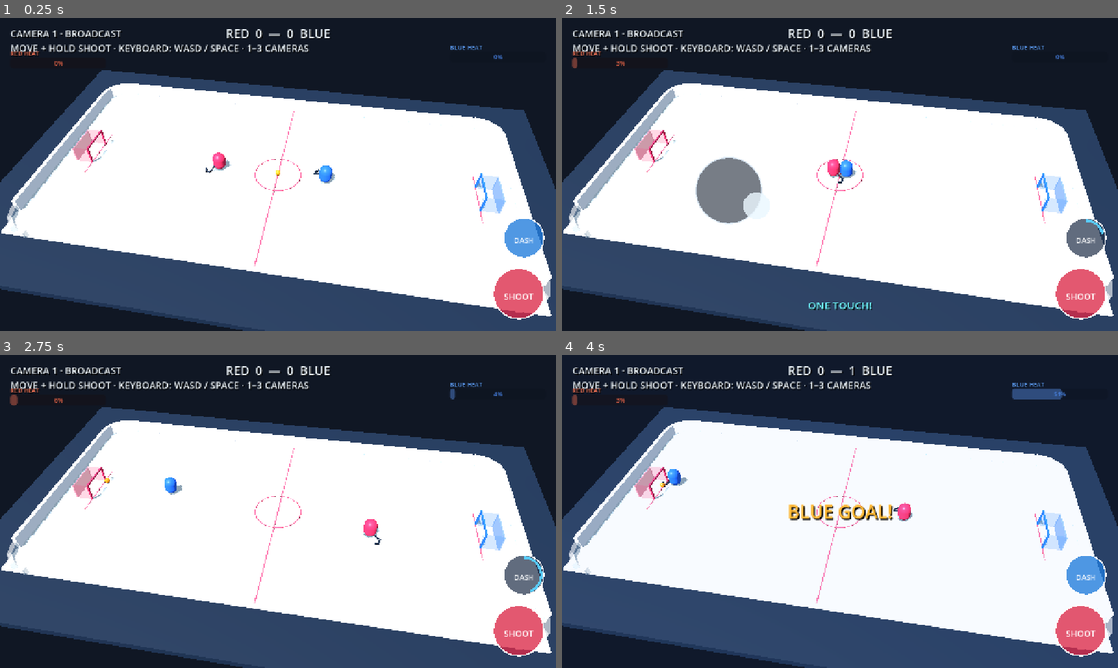
Above: before the commit, frames 1-4 (two rows, left to right).
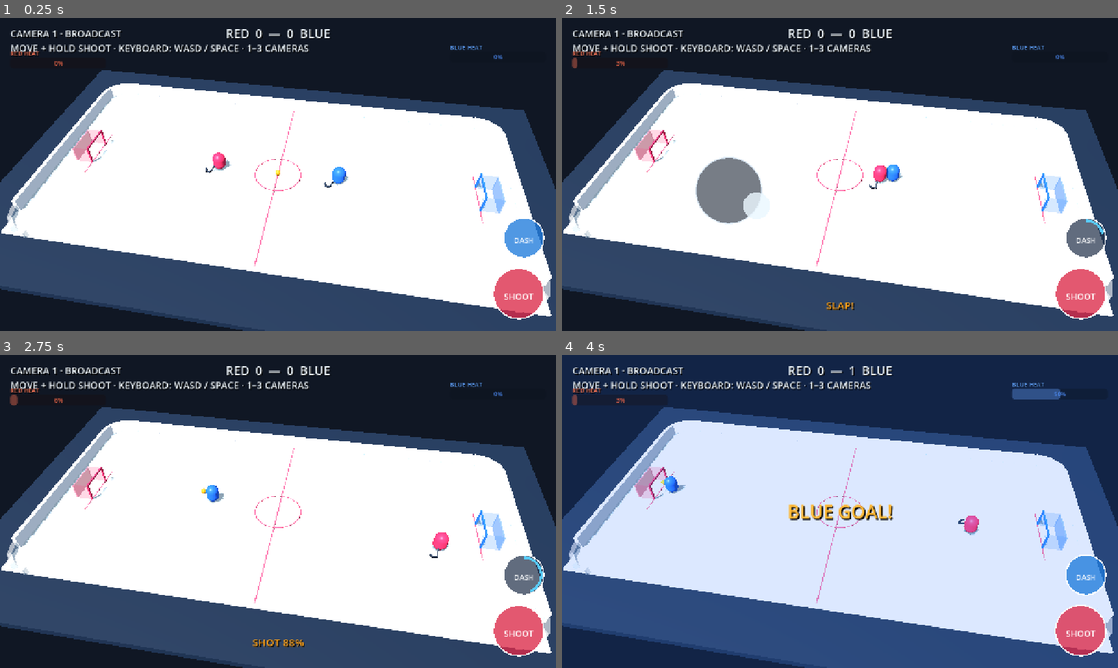
Above: after the commit, the same moments.

Repository: dylanwatsonsoftware/floorball-frenzy-3d
Game: Godot game, scene res://scenes/app/main.tscn
Two runs of this game, one before a commit and one after it. Both use one fixed random seed, a clock stepped at 60 frames per second and the inputs below.
Inputs (mouse positions are in pixels of both pictures, inside the frame that each line leads up to):
- Up to frame 1 (0.25 s): no input
- Up to frame 2 (1.5 s): tap Enter at 0.5 s; move the mouse to (962, 158) at 0.52 s; hold D (move_right) 0.53-1.25 s; hold Space (shoot) 0.53-1.25 s; tap Shift (dash) at 0.6 s; click (962, 158) at 0.67 s; drag from (728, 190) to (812, 237) at 1.27 s
- Up to frame 3 (2.75 s): move the mouse to (333, 442) at 2.02 s; hold D (move_right) from 2.03 s (still down); hold Space (shoot) from 2.03 s (still down); tap Shift (dash) at 2.1 s
- Up to frame 4 (4 s): release D (move_right) at 2.75 s; release Space (shoot) at 2.75 s; drag from (812, 574) to (673, 464) at 2.77 s; move the mouse to (1006, 558) at 3.52 s; hold A (move_left) from 3.53 s (still down); hold Space (shoot) from 3.53 s (still down); tap 1 at 3.6 s

The runs differ from the first frame. In frame 1, 0.3% of the frame differs, in the area x 56-63%, y 47-55%; in frame 2, 0.7%; in frame 3, 0.8%; in frame 4, 71%, in the area x 0-100%, y 0-100%.

Commit message:
feat: improve stick possession and faceoff balance

Diff:
--- a/scripts/gameplay/ball_controller.gd
+++ b/scripts/gameplay/ball_controller.gd
@@ -43,6 +43,7 @@
 var _last_touch_age := INF
 var _dash_steal_consumed := {0: false, 1: false}
 var _steal_feedback_remaining := 0.0
+var _control_owner := -1
 
 signal goal_scored(scorer: StringName)
 
@@ -60,9 +61,10 @@
 	_advance_slap(delta)
 	var previous_position := position
 	var next_state := BallSimulationScript.step(position, ball_velocity, delta)
-	var interaction_state := BallInteractionScript.step(next_state.position, next_state.velocity, _interaction_participants(), delta)
+	var interaction_state := BallInteractionScript.step(next_state.position, next_state.velocity, _interaction_participants(), delta, _control_owner)
 	position = interaction_state.position
 	ball_velocity = interaction_state.velocity
+	_control_owner = interaction_state.controller
 	_update_dash_steal_latches()
 	if not _apply_parry(interaction_state.body_controller):
 		_apply_dash_steal(interaction_state.body_controller)
@@ -83,6 +85,7 @@
 
 
 func launch(planar_direction: Vector2, charge: float, inherited_velocity: Vector3 = Vector3.ZERO, one_touch: bool = false, shooter: StringName = &"", bolt: bool = false) -> void:
+	_control_owner = -1
 	var plan: Dictionary = BallSimulationScript.shot_plan(planar_direction, charge, inherited_velocity, one_touch, bolt)
 	ball_velocity = plan.velocity
 	_scoop_remaining = SCOOP_FEEDBACK_SECONDS if plan.is_scoop else 0.0
@@ -106,6 +109,7 @@
 	_dash_steal_consumed = {0: false, 1: false}
 	_steal_feedback_remaining = 0.0
 	_scoop_remaining = 0.0
+	_control_owner = -1
 	_clear_charge_feedback()
 	_set_trail_visible(false)
 	_set_shot_trail_style(false, false, false)
@@ -115,8 +119,7 @@
 func _update_shot_charge(delta: float) -> void:
 	if _slap_elapsed >= 0.0:
 		return
-	var in_range := _planar_distance_to_player() <= SHOOT_RANGE
-	if Input.is_action_pressed("shoot") and in_range:
+	if Input.is_action_pressed("shoot"):
 		if _charge_seconds <= 0.0:
 			_player.call("set_shot_aim_locked", true)
 		_charge_seconds = minf(MAX_CHARGE_SECONDS * 2.0, _charge_seconds + delta)
@@ -125,7 +128,7 @@
 		_player.call("set_stick_slap_angle", lerpf(-2.0, StickSlapScript.BACKSWING_ANGLE, backswing_ratio * backswing_ratio))
 		_apply_charge_feedback(charge_ratio)
 	elif Input.is_action_just_released("shoot"):
-		if _charge_seconds > 0.0 and in_range:
+		if _charge_seconds > 0.0:
 			var facing: Vector3 = _player.call("get_facing_direction")
 			_release_charged_slap(Vector2(facing.x, facing.z), _charge_seconds / MAX_CHARGE_SECONDS)
 		_charge_seconds = 0.0
@@ -254,6 +257,10 @@
 	return _scoop_remaining > 0.0
 
 
+func is_controlled_by(team: StringName) -> bool:
+	return _control_owner == 0 if team == &"red" else _control_owner == 1 if team == &"blue" else false
+
+
 func _record_body_touch(controller: int) -> void:
 	var actor := OneTouchScript.actor_for_controller(controller)
 	if actor != &"":
@@ -269,6 +276,7 @@
 	var actor := _player if body_controller == 0 else _opponent
 	var team: StringName = &"red" if body_controller == 0 else &"blue"
 	ball_velocity = DashStealScript.poke_velocity(actor.velocity)
+	_control_owner = -1
 	_dash_steal_consumed[body_controller] = true
 	record_touch(team)
 	_award_heat(team, 20.0)
@@ -294,6 +302,7 @@
 		return false
 	var team: StringName = &"red" if body_controller == 0 else &"blue"
 	ball_velocity = ParryScript.reflected_velocity(ball_velocity)
+	_control_owner = -1
 	_dash_steal_consumed[body_controller] = true
 	record_touch(team)
 	if actor.has_method("activate_en_fuego"):
--- a/scripts/gameplay/match_flow.gd
+++ b/scripts/gameplay/match_flow.gd
@@ -74,6 +74,8 @@
 	_opponent.position = OPPONENT_FACEOFF_POSITION
 	if _opponent is CharacterBody3D:
 		(_opponent as CharacterBody3D).velocity = Vector3.ZERO
+	if _opponent.has_method("reset_for_faceoff"):
+		_opponent.call("reset_for_faceoff")
 	_ball.call("reset_for_faceoff")
 	_message_label.text = ""
 
--- a/scripts/gameplay/opponent_controller.gd
+++ b/scripts/gameplay/opponent_controller.gd
@@ -10,6 +10,8 @@
 const SHOT_COOLDOWN_SECONDS := 0.8
 const DASH_STREAK_SECONDS := 0.18
 const PARRY_WINDOW_SECONDS := 0.15
+const OPENING_GRACE_SECONDS := 2.0
+const ACTIVE_PLAYER_GRACE_SECONDS := 0.5
 
 var _facing_direction := Vector3.LEFT
 var _shot_charge := 0.0
@@ -25,6 +27,7 @@
 var _fuego_remaining := 0.0
 var _fuego_aura: MeshInstance3D
 var _heat_bar: ProgressBar
+var _opening_grace_remaining := OPENING_GRACE_SECONDS
 
 
 func _ready() -> void:
@@ -47,9 +50,21 @@
 
 	_shot_cooldown = maxf(0.0, _shot_cooldown - delta)
 	_dash_cooldown = maxf(0.0, _dash_cooldown - delta)
+	_opening_grace_remaining = maxf(0.0, _opening_grace_remaining - delta)
+	if _player.velocity.length_squared() > 0.04:
+		_opening_grace_remaining = minf(_opening_grace_remaining, ACTIVE_PLAYER_GRACE_SECONDS)
 	_dash_streak_remaining = maxf(0.0, _dash_streak_remaining - delta)
 	_update_dash_streak()
-	var decision := SimpleAIScript.decide(global_position, _ball.global_position, _player.global_position, _ball.ball_velocity, _dash_cooldown <= 0.0)
+	var has_possession := _ball.has_method("is_controlled_by") and bool(_ball.call("is_controlled_by", &"blue"))
+	var decision := SimpleAIScript.decide(
+		global_position,
+		_ball.global_position,
+		_player.global_position,
+		_ball.ball_velocity,
+		_dash_cooldown <= 0.0,
+		has_possession,
+		_opening_grace_remaining > 0.0
+	)
 	if decision.wants_dash:
 		try_dash(decision.movement)
 	if is_dashing():
@@ -86,6 +101,16 @@
 
 func is_ai_controlled() -> bool:
 	return true
+
+
+func reset_for_faceoff() -> void:
+	_opening_grace_remaining = OPENING_GRACE_SECONDS
+	_shot_charge = 0.0
+	_shot_cooldown = 0.0
+	_dash_streak_remaining = 0.0
+	_parry_window_remaining = 0.0
+	if _dash_streak != null:
+		_dash_streak.visible = false
 
 
 func is_dashing() -> bool:
--- a/scripts/simulation/ball_interaction.gd
+++ b/scripts/simulation/ball_interaction.gd
@@ -4,17 +4,19 @@
 const BODY_CONTACT_DISTANCE := 0.74
 const BLADE_FORWARD_OFFSET := 0.9
 const BLADE_RIGHT_OFFSET := 0.75
-const STICK_CONTROL_RADIUS := 0.78
+const STICK_CONTROL_RADIUS := 1.25
+const RETENTION_RADIUS := 1.9
 const CONTROL_HEIGHT := 0.68
 const BODY_CONTACT_HEIGHT := 1.5
 const DRIBBLE_LEAD_SPEED := 2.2
 const VELOCITY_TRANSFER := 0.72
 const ASSIST_RATE := 8.0
 const MAX_CONTROL_SPEED := 10.0
+const MAX_RETENTION_RELATIVE_SPEED := 7.5
 const POSITION_ASSIST_RATE := 7.0
 
 
-static func step(ball_position: Vector3, ball_velocity: Vector3, participants: Array, delta: float) -> Dictionary:
+static func step(ball_position: Vector3, ball_velocity: Vector3, participants: Array, delta: float, previous_controller: int = -1) -> Dictionary:
 	var next_position := ball_position
 	var next_velocity := ball_velocity
 	if ball_position.y > BODY_CONTACT_HEIGHT:
@@ -47,10 +49,21 @@
 	var controller := -1
 	if ball_position.y > CONTROL_HEIGHT:
 		return _result(next_position, next_velocity, controller, body_controller)
-	if Vector2(next_velocity.x, next_velocity.z).length() > MAX_CONTROL_SPEED:
+	var blocked_controller := previous_controller if body_controller >= 0 and body_controller != previous_controller else -1
+	if previous_controller >= 0 and previous_controller < participants.size() and previous_controller != blocked_controller:
+		var previous_owner: Dictionary = participants[previous_controller]
+		var previous_pocket := blade_pocket(previous_owner)
+		if not previous_pocket.is_empty():
+			var retained_distance: float = Vector2(next_position.x, next_position.z).distance_to(previous_pocket.target)
+			var relative_speed: float = Vector2(next_velocity.x - previous_owner.velocity.x, next_velocity.z - previous_owner.velocity.z).length()
+			if retained_distance <= RETENTION_RADIUS and relative_speed <= MAX_RETENTION_RELATIVE_SPEED:
+				controller = previous_controller
+	if controller < 0 and Vector2(next_velocity.x, next_velocity.z).length() > MAX_CONTROL_SPEED:
 		return _result(next_position, next_velocity, controller, body_controller)
 	var closest_stick_distance := INF
 	for index in participants.size():
+		if controller >= 0 or index == blocked_controller:
+			continue
 		var participant: Dictionary = participants[index]
 		var pocket := blade_pocket(participant)
 		if pocket.is_empty() or not is_in_blade_pocket(next_position, participant):
@@ -101,7 +114,7 @@
 		return false
 	var ball_planar := Vector2(ball_position.x, ball_position.z)
 	var relative: Vector2 = ball_planar - pocket.player
-	if relative.dot(pocket.facing) <= 0.18 or relative.dot(pocket.right) <= 0.08:
+	if relative.dot(pocket.facing) <= 0.08 or relative.dot(pocket.right) <= -0.3:
 		return false
 	return ball_planar.distance_to(pocket.target) <= STICK_CONTROL_RADIUS
 
--- a/scripts/simulation/simple_ai.gd
+++ b/scripts/simulation/simple_ai.gd
@@ -6,12 +6,22 @@
 const MAX_STRIKE_BALL_SPEED := 8.0
 const DASH_RANGE := 10.7
 const LEFT_GOAL := Vector2(-16.0, 0.0)
+const SHOOT_DISTANCE_TO_GOAL := 16.0
 
 
-static func decide(ai_position: Vector3, ball_position: Vector3, opponent_position: Vector3, ball_velocity: Vector3, dash_ready: bool = true) -> Dictionary:
+static func decide(ai_position: Vector3, ball_position: Vector3, opponent_position: Vector3, ball_velocity: Vector3, dash_ready: bool = true, has_possession: bool = false, opening_grace: bool = false) -> Dictionary:
+	var shot_direction := (LEFT_GOAL - Vector2(ball_position.x, ball_position.z)).normalized()
+	if opening_grace:
+		return {
+			"movement": Vector2.ZERO,
+			"wants_shot": false,
+			"shot_direction": shot_direction,
+			"wants_dash": false,
+		}
 	var to_ball := Vector2(ball_position.x - ai_position.x, ball_position.z - ai_position.z)
 	var distance_to_ball := to_ball.length()
-	var movement := to_ball.normalized() if distance_to_ball > STICK_RANGE else Vector2.ZERO
+	var to_goal := LEFT_GOAL - Vector2(ai_position.x, ai_position.z)
+	var movement := to_goal.normalized() if has_possession else to_ball.normalized() if distance_to_ball > STICK_RANGE else Vector2.ZERO
 
 	if not movement.is_zero_approx():
 		var to_opponent := Vector2(opponent_position.x - ai_position.x, opponent_position.z - ai_position.z)
@@ -22,9 +32,8 @@
 			movement = (movement + avoidance * 0.65).normalized()
 
 	var planar_ball_speed := Vector2(ball_velocity.x, ball_velocity.z).length()
-	var wants_shot := distance_to_ball <= STICK_RANGE and ball_position.y <= STRIKE_HEIGHT and planar_ball_speed <= MAX_STRIKE_BALL_SPEED
-	var shot_direction := (LEFT_GOAL - Vector2(ball_position.x, ball_position.z)).normalized()
-	var wants_dash := dash_ready and distance_to_ball > DASH_RANGE and not movement.is_zero_approx()
+	var wants_shot := has_possession and to_goal.length() <= SHOOT_DISTANCE_TO_GOAL and ball_position.y <= STRIKE_HEIGHT and planar_ball_speed <= MAX_STRIKE_BALL_SPEED
+	var wants_dash := not has_possession and dash_ready and distance_to_ball > DASH_RANGE and not movement.is_zero_approx()
 
 	return {
 		"movement": movement,
--- a/tests/ball_interaction_test.gd
+++ b/tests/ball_interaction_test.gd
@@ -23,6 +23,58 @@
 		return
 	if controlled.body_controller != -1:
 		fail("Stick control must not count as the body touch used for one-touch timing")
+		return
+
+	var direct_pickup: Dictionary = interaction.step(
+		Vector3(1.15, 0.22, 0.0),
+		Vector3.ZERO,
+		[player],
+		0.1
+	)
+	if direct_pickup.controller != 0:
+		fail("Approaching a loose ball directly in front must feed it into the curved stick pocket")
+		return
+
+	var turned_player := player.duplicate()
+	turned_player.facing = Vector3.FORWARD
+	turned_player.velocity = Vector3.ZERO
+	var retained: Dictionary = interaction.step(
+		Vector3(0.9, 0.22, 0.75),
+		Vector3.ZERO,
+		[turned_player],
+		0.1,
+		0
+	)
+	if retained.controller != 0:
+		fail("A controlled ball must remain attached through an ordinary sharp direction change")
+		return
+	var running_player := player.duplicate()
+	running_player.velocity = Vector3(12.0, 0.0, 0.0)
+	var running_control: Dictionary = interaction.step(
+		Vector3(0.9, 0.22, 0.75),
+		Vector3(14.0, 0.0, 0.0),
+		[running_player],
+		0.1,
+		0
+	)
+	if running_control.controller != 0:
+		fail("Possession must not drop merely because the player and carried ball are moving at full speed")
+		return
+
+	var challenger := {
+		"position": Vector3(0.9, 0.75, 0.75),
+		"velocity": Vector3(-5.0, 0.0, 0.0),
+		"facing": Vector3.LEFT,
+	}
+	var bumped: Dictionary = interaction.step(
+		Vector3(0.9, 0.22, 0.75),
+		Vector3.ZERO,
+		[player, challenger],
+		0.1,
+		0
+	)
+	if bumped.controller == 0:
+		fail("Opponent body contact must still knock the ball out of retained stick possession")
 		return
 
 	var wrong_side: Dictionary = interaction.step(Vector3(0.9, 0.22, -0.75), Vector3.ZERO, [player], 0.1)
--- /dev/null
+++ b/tests/possession_scene_test.gd
@@ -0,0 +1,58 @@
+extends SceneTree
+
+
+func _init() -> void:
+	call_deferred("run_test")
+
+
+func run_test() -> void:
+	var packed := load("res://scenes/app/main.tscn") as PackedScene
+	if packed == null:
+		fail("Main scene could not be loaded")
+		return
+	var scene := packed.instantiate()
+	root.add_child(scene)
+	await process_frame
+
+	var player := scene.get_node("Arena/Player")
+	var opponent := scene.get_node("Arena/Opponent")
+	var ball := scene.get_node("Arena/Ball")
+	var opponent_start: Vector3 = opponent.position
+	for frame in 20:
+		await physics_frame
+	if opponent.position.distance_to(opponent_start) > 0.05:
+		fail("The AI must hold a neutral opening instead of beating the human to every faceoff")
+		return
+	player.position = Vector3(-5.0, 0.75, 0.0)
+	player.velocity = Vector3.ZERO
+	ball.position = player.position + Vector3(0.9, -0.53, 0.75)
+	ball.ball_velocity = Vector3.ZERO
+	await physics_frame
+	await physics_frame
+	if not ball.has_method("is_controlled_by") or not ball.call("is_controlled_by", &"red"):
+		fail("Live ball gameplay must persist red stick ownership after capture")
+		return
+	ball.position = Vector3(0.0, 0.22, 0.0)
+	ball.ball_velocity = Vector3.ZERO
+
+	Input.action_press("shoot")
+	for frame in 3:
+		await physics_frame
+	if ball.call("get_slap_phase") != &"backswing":
+		Input.action_release("shoot")
+		fail("Holding Shoot must animate a backswing even when no ball is in range")
+		return
+	Input.action_release("shoot")
+	await physics_frame
+	if ball.call("get_slap_phase") == &"idle":
+		fail("Releasing Shoot without the ball must still play the forward slap and recovery")
+		return
+
+	print("Possession and empty-slap scene behavior is valid.")
+	scene.queue_free()
+	quit(0)
+
+
+func fail(message: String) -> void:
+	push_error(message)
+	quit(1)
--- a/tests/simple_ai_test.gd
+++ b/tests/simple_ai_test.gd
@@ -44,11 +44,34 @@
 		Vector3(-5.0, 0.75, 0.0),
 		Vector3.ZERO
 	)
-	if not in_range.wants_shot:
-		fail("Blue AI must prepare a shot when the grounded ball is in range")
+	if in_range.wants_shot:
+		fail("Blue AI must not remotely shoot merely because the ball is near its body")
 		return
-	if in_range.shot_direction.x >= 0.0:
+	var possessed: Dictionary = ai.decide(
+		Vector3(-2.0, 0.75, 0.0),
+		Vector3(-3.0, 0.22, 0.0),
+		Vector3(-5.0, 0.75, 0.0),
+		Vector3.ZERO,
+		true,
+		true
+	)
+	if not possessed.wants_shot:
+		fail("Blue AI may prepare a shot only after the ball is actually controlled at its stick")
+		return
+	if possessed.shot_direction.x >= 0.0:
 		fail("Blue AI must aim shots toward the left goal")
+		return
+	var opening_grace: Dictionary = ai.decide(
+		Vector3(5.0, 0.75, 0.0),
+		Vector3.ZERO,
+		Vector3(-5.0, 0.75, 0.0),
+		Vector3.ZERO,
+		true,
+		false,
+		true
+	)
+	if not opening_grace.movement.is_zero_approx() or opening_grace.wants_dash or opening_grace.wants_shot:
+		fail("Blue AI must give the human a brief neutral opening instead of attacking immediately")
 		return
 
 	var airborne: Dictionary = ai.decide(
Not shown, added: tests/possession_scene_test.gd.uid
